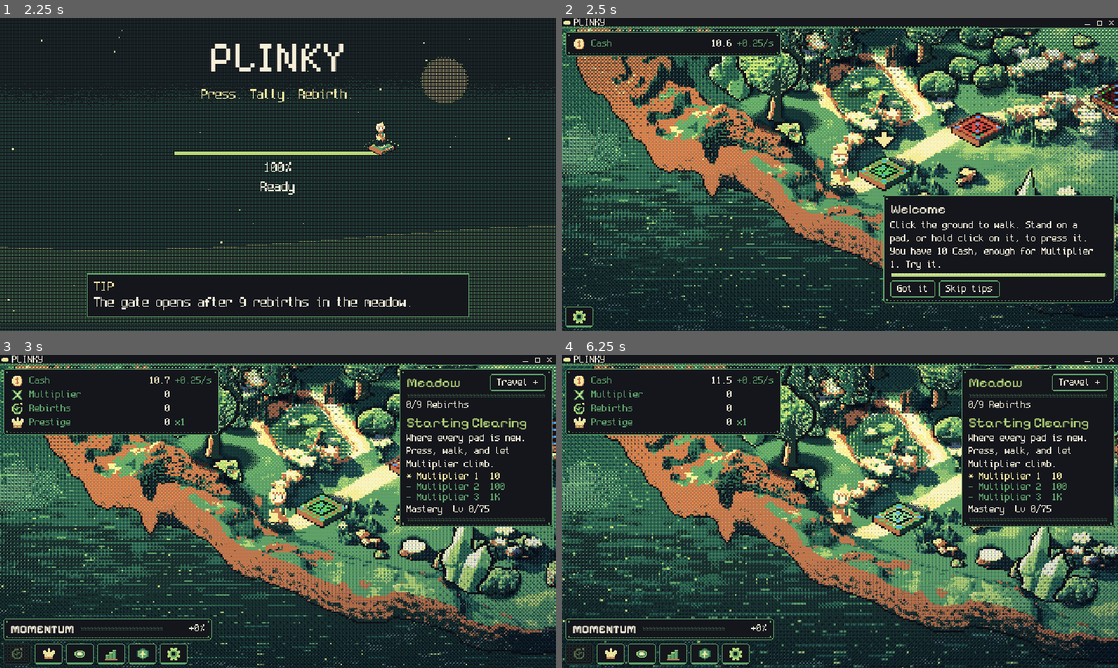
Above: before the commit, frames 1-4 (two rows, left to right).
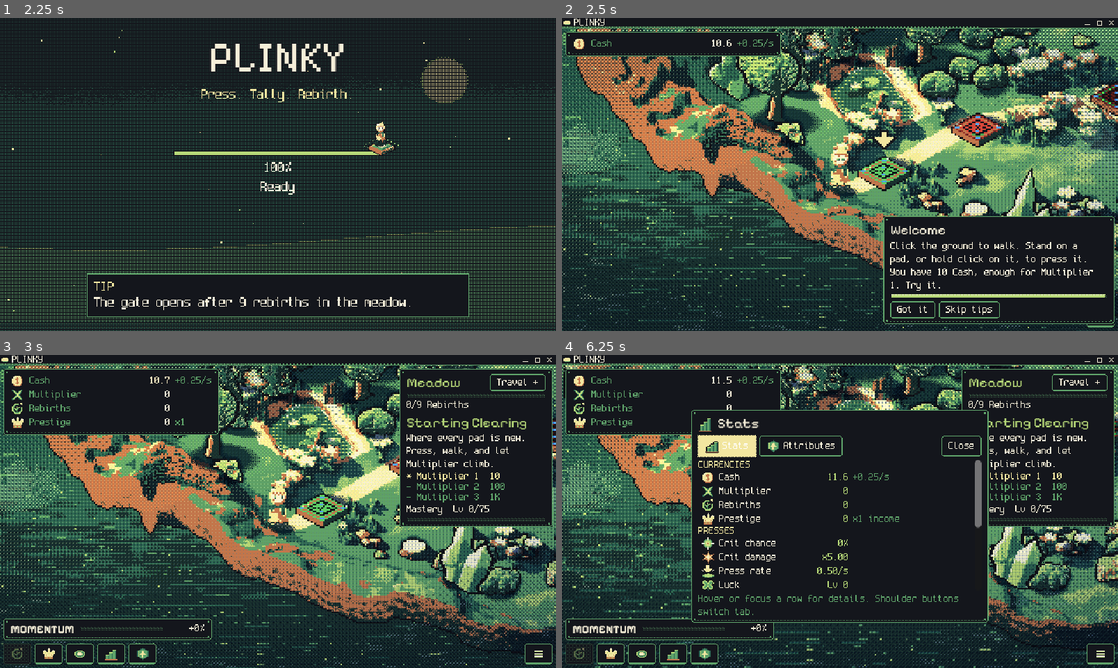
Above: after the commit, the same moments.

Repository: FreezingShock/Plinky
Game: Godot game, scene res://boot/boot.tscn
Same seed, same stepped clock (60 frames per second), same inputs: the game is played once before the commit and once after it.
Inputs (mouse positions are in pixels of both pictures, inside the frame that each line leads up to):
- Up to frame 1 (2.25 s): tap Enter (ui_accept) at 0.5, 0.77, 1.07 s; move the mouse to (400, 158) at 0.52 s; hold D 0.53-1.25 s; tap M at 0.6 s; click (400, 158) at 0.67 s; drag from (166, 190) to (250, 237) at 1.27 s; move the mouse to (333, 105) at 2.02 s; hold D from 2.03 s (still down); tap Space at 2.1 s; click (333, 105) at 2.17 s
- Up to frame 2 (2.5 s): keep holding D; tap M at 2.3 s
- Up to frame 3 (3 s): release D at 2.75 s; click "Skip tips" at 2.75 s
- Up to frame 4 (6.25 s): drag from (812, 574) to (673, 464) at 3.52 s; move the mouse to (1006, 558) at 4.27 s; hold A (plinky_left) 4.28-5 s; tap M at 4.35 s; click (1006, 558) at 4.42 s; tap Enter (ui_accept) at 4.52, 4.82 s; click (728, 448) at 5 s, where only the run after the commit has a clickable "Stats"; click (728, 445) at 5.75 s, where only the run after the commit has a clickable "Stats"

Frame 1 is identical in both runs. In frame 2, 5.9% of the frame differs, in the area x 0-100%, y 56-99%; in frame 3, 0.3%; in frame 4, 47%, in the area x 0-100%, y 3-100%.

Commit message:
Hamburger gallery menu with big icon tiles, update log, version; Settings moves into it
Co-Authored-By: Claude Sonnet 5.5 <noreply@anthropic.com>
Claude-Session: https://claude.ai/code/session_01Pmx9dWeTpeM8vSwyJA5xZu

Diff:
--- a/main.gd
+++ b/main.gd
@@ -40,6 +40,8 @@
 var dev_console: DevConsole
 var window_frame: WindowFrame
 var feedback_panel: FeedbackPanel
+var gallery: GalleryMenu
+var update_log: UpdateLogPanel
 var menus: MenuRouter = MenuRouter.new()   # which menu is open (ui/menu_router.gd)
 var palette_id: StringName = Palettes.MEADOW
 
@@ -120,7 +122,8 @@
 	_wire_display()
 	hud.keep_centered(relic_panel)
 	_wire_menus()
-	hud.move_child(hud.bottom_bar(), -1)   # chips stay above every open menu, so they stay clickable
+	hud.move_child(hud.bottom_bar(), -1)
+	hud.move_child(hud.menu_chip(), -1)   # chips stay above every open menu, so they stay clickable
 	dev_console = DevConsole.attach(hud, sim, {"walker": walker, "gate": gate, "pads": pads, "spawn": walker.position})
 	window_frame = WindowFrame.new()
 	add_child(window_frame)
@@ -197,7 +200,7 @@
 
 
 func _menu_focus() -> void:
-	var panels: Array[Control] = [dev_console, feedback_panel, display_panel, relic_panel, index_panel, hud.upgrades_panel()]
+	var panels: Array[Control] = [dev_console, feedback_panel, display_panel, relic_panel, index_panel, hud.upgrades_panel(), gallery, update_log]
 	var open: Control = null
 	for p: Control in panels:
 		if p != null and p.visible:
@@ -543,6 +546,18 @@
 		func() -> void: index_panel.open_tab(IndexPanel.Tab.ATTRIBUTES), index_panel.close_panel, &"index")
 	menus.register(&"settings", func() -> bool: return display_panel.visible, display_panel.open, display_panel.close)
 	menus.register(&"feedback", func() -> bool: return feedback_panel.visible, feedback_panel.open, feedback_panel.close)
+	gallery = GalleryMenu.new()
+	hud.add_child(gallery)
+	update_log = UpdateLogPanel.new()
+	hud.add_child(update_log)
+	hud.keep_centered(gallery)
+	hud.keep_centered(update_log)
+	gallery.is_locked = _section_locked
+	gallery.chosen.connect(_on_gallery_chosen)
+	menus.register(&"gallery", func() -> bool: return gallery.visible, func() -> void: gallery.visible = true, func() -> void: gallery.visible = false)
+	menus.register(&"log", func() -> bool: return update_log.visible, func() -> void: update_log.visible = true, func() -> void: update_log.visible = false)
+	CloseX.attach(gallery, func() -> void: menus.close(&"gallery"))
+	CloseX.attach(update_log, func() -> void: menus.close(&"log"))
 	hud.menu_toggled.connect(menus.toggle)
 	CloseX.attach(ups, func() -> void: menus.close(&"upgrades"))
 	CloseX.attach(relic_panel, func() -> void: menus.close(&"relics"))
@@ -551,5 +566,24 @@
 	CloseX.attach(feedback_panel, feedback_panel.close)
 
 
+## A gallery tile was picked: open that section (the router closes the gallery), or show Travel in the zone panel.
+func _on_gallery_chosen(kind: StringName) -> void:
+	if kind == &"travel":
+		menus.close(&"gallery")
+		hud.open_travel()
+	else:
+		menus.open(kind)
+
+
+## Sections the tutorial has not unlocked yet show as locked tiles.
+func _section_locked(kind: StringName) -> bool:
+	var ob: Onboarding = GameState.onboarding
+	match kind:
+		&"stats": return not ob.is_unlocked(Onboarding.F_MULT)
+		&"attributes", &"upgrades": return not ob.is_unlocked(Onboarding.F_UPGRADES)
+		&"relics": return GameState.relics == null or not ob.is_unlocked(Onboarding.F_RELICS)
+	return false
+
+
 func _toggle_feedback() -> void:
 	menus.toggle(&"feedback")
--- a/tests/run.gd
+++ b/tests/run.gd
@@ -43,6 +43,7 @@
 	"res://tests/test_mastery.gd",
 	"res://tests/test_expand_chip.gd",
 	"res://tests/test_menus.gd",
+	"res://tests/test_gallery.gd",
 ]
 
 
--- /dev/null
+++ b/tests/test_gallery.gd
@@ -0,0 +1,38 @@
+extends RefCounted
+## Hamburger gallery: entries, version in the header, locked tiles, tile lift, and the update log parser.
+
+func run(t: Object) -> void:
+	t.eq(GalleryMenu.version_text(), "v%s" % BuildInfo.VERSION, "the menu shows the build version")
+	var kinds: Array = []
+	for e: Array in GalleryMenu.ENTRIES:
+		kinds.append(e[0])
+		t.ok(ResourceLoader.exists("res://assets/icons/big/%s.png" % e[2]), "icon exists for %s" % e[0])
+	for k: StringName in [&"stats", &"attributes", &"upgrades", &"relics", &"travel", &"settings", &"log"]:
+		t.ok(kinds.has(k), "the gallery has a %s tile" % k)
+
+	var g := GalleryMenu.new()
+	t.eq(g.tile(&"settings").label, "Settings", "tiles carry their label")
+	t.ok(g.tile(&"log").big_icon != null, "tiles carry a big icon")
+	g.is_locked = func(k: StringName) -> bool: return k == &"relics"
+	g.visible = true
+	g._process(0.2)
+	t.ok(g.tile(&"relics").disabled and not g.tile(&"stats").disabled, "locked sections show as disabled tiles")
+	var got: Array = []
+	g.chosen.connect(func(k: StringName) -> void: got.append(k))
+	for i in 20:
+		g.tile(&"stats").pressed.emit()
+	t.eq(got.size(), 20, "every tile press is reported (spam safe, no state of its own)")
+	g.free()
+
+	t.eq(GalleryTile.lift_px(0.0), 0, "a resting tile is not lifted")
+	t.eq(GalleryTile.lift_px(1.0), GalleryTile.LIFT, "a hovered tile lifts fully")
+	t.eq(GalleryTile.lift_px(2.0), GalleryTile.LIFT, "lift is clamped")
+
+	var rows: Array[Dictionary] = UpdateLogPanel.parse("# Changelog\n\n## 0.1.1\n- Added the hamburger\n* Fixed menus\nPlain line\n")
+	t.eq(rows.size(), 4, "the parser keeps headings, bullets and text, and drops the title")
+	t.eq(rows[0]["kind"], "h", "a ## line is a heading")
+	t.eq(rows[0]["text"], "0.1.1", "heading text has no hashes")
+	t.eq(rows[1]["text"], "- Added the hamburger", "bullets keep a dash")
+	t.eq(rows[2]["kind"], "b", "a * line is a bullet too")
+	t.eq(rows[3]["kind"], "p", "other lines are body text")
+	t.ok(UpdateLogPanel.parse("").is_empty(), "an empty log parses to nothing")
--- a/tests/test_script_loads.gd
+++ b/tests/test_script_loads.gd
@@ -10,7 +10,7 @@
 	"res://ui/display_panel.gd", "res://ui/dev_console.gd", "res://ui/ascii_box.gd", "res://ui/relic_style.gd",
 	"res://ui/display_settings.gd", "res://ui/fx/pixel_button.gd", "res://ui/fx/dither_reveal.gd",
 	"res://ui/zone_panel.gd", "res://ui/area_icons.gd", "res://ui/reveal_box.gd", "res://ui/list_row.gd",
-	"res://ui/fx/expand_chip.gd", "res://ui/fx/panel_divider.gd", "res://ui/fx/close_x.gd", "res://ui/menu_router.gd",
+	"res://ui/fx/expand_chip.gd", "res://ui/fx/panel_divider.gd", "res://ui/fx/close_x.gd", "res://ui/fx/gallery_tile.gd", "res://ui/gallery_menu.gd", "res://ui/update_log_panel.gd", "res://ui/menu_router.gd",
 	"res://ui/index_row.gd", "res://ui/index_panel.gd",
 	"res://ui/tip.gd", "res://ui/tip_host.gd",
 ]
--- /dev/null
+++ b/ui/fx/gallery_tile.gd
@@ -0,0 +1,58 @@
+class_name GalleryTile
+extends PixelButton
+## One big tile in the gallery menu: a 32 texel icon over a label. Hover or focus lifts the icon two or three
+## texels in steps with a small shadow under it; press sinks like every other button. The lift eases per frame
+## (no tweens), so sweeping the mouse across the grid never stacks animations.
+
+const W: float = 74.0
+const H: float = 62.0
+const ICON: float = 32.0
+const LIFT: int = 3
+const LIFT_SPEED: float = 12.0
+
+var kind: StringName = &""
+var label: String = ""
+var big_icon: Texture2D
+var lift_t: float = 0.0
+
+
+func _ready() -> void:
+	super._ready()
+	text = ""
+	custom_minimum_size = Vector2(W, H)
+	clip_text = true
+
+
+static func lift_px(t: float) -> int:
+	return roundi(clampf(t, 0.0, 1.0) * float(LIFT))
+
+
+func _process(delta: float) -> void:
+	super._process(delta)
+	var want: float = 1.0 if ((is_hovered() or has_focus()) and not disabled) else 0.0
+	if FxConfig.reduce_flashing or MeadowLife.reduce_motion:
+		if want != lift_t:
+			lift_t = want
+			queue_redraw()
+		return
+	var n: float = move_toward(lift_t, want, LIFT_SPEED * delta)
+	if n != lift_t:
+		lift_t = n
+		queue_redraw()
+
+
+func _draw() -> void:
+	super._draw()
+	var lift: int = lift_px(lift_t)
+	var ix: float = floorf((size.x - ICON) * 0.5)
+	var iy: float = 6.0 - float(lift)
+	if lift > 0:   # small shadow so the lift reads
+		draw_rect(Rect2(ix + 6.0, 6.0 + ICON, ICON - 12.0, 1.0), RelicStyle.edge)
+	if big_icon != null:
+		draw_texture(big_icon, Vector2(ix, iy), Color(1, 1, 1, 0.45) if disabled else Color.WHITE)
+	var font: Font = get_theme_font(&"font")
+	var fs: int = get_theme_font_size(&"font_size")
+	var col: Color = RelicStyle.dim if disabled else (RelicStyle.ink if get_draw_mode() == DRAW_PRESSED or get_draw_mode() == DRAW_HOVER_PRESSED else (RelicStyle.accent if lift > 0 else RelicStyle.text))
+	var shown: String = label if not disabled else "Locked"
+	var tw: float = font.get_string_size(shown, HORIZONTAL_ALIGNMENT_LEFT, -1.0, fs).x
+	font.draw_string(get_canvas_item(), Vector2(floorf((size.x - tw) * 0.5), H - 8.0), shown, HORIZONTAL_ALIGNMENT_LEFT, -1.0, fs, col)
--- /dev/null
+++ b/ui/gallery_menu.gd
@@ -0,0 +1,89 @@
+class_name GalleryMenu
+extends PanelContainer
+## The hamburger menu: a gallery of big icon tiles, one per section, with the build version in the header.
+## Picking a tile emits `chosen(kind)`; Main routes it through MenuRouter (so the gallery closes and the section
+## opens) and the shared CloseX closes this one. Tiles are ordinary focusable buttons, so arrows, d-pad, Enter and
+## pad A all work, and Main's menu focus drops focus onto the first tile when it opens.
+
+signal chosen(kind: StringName)
+
+const COLUMNS: int = 4
+const GAP: int = 4
+## kind, label, icon file under assets/icons/big/
+const ENTRIES: Array = [
+	[&"stats", "Stats", "menu_stats"],
+	[&"attributes", "Attributes", "menu_attributes"],
+	[&"upgrades", "Upgrades", "menu_upgrades"],
+	[&"relics", "Relics", "menu_relics"],
+	[&"travel", "Travel", "menu_travel"],
+	[&"settings", "Settings", "menu_settings"],
+	[&"log", "Update Log", "menu_log"],
+]
+
+## Set by Main: kind -> true while that section is still locked by the tutorial.
+var is_locked: Callable = Callable()
+var _tiles: Dictionary = {}   # kind -> GalleryTile
+var _clock: float = 0.0
+
+
+func _init() -> void:
+	visible = false
+	add_theme_stylebox_override("panel", AsciiBox.panel())
+	var v := VBoxContainer.new()
+	v.add_theme_constant_override("separation", 2)
+	add_child(v)
+	var head := HBoxContainer.new()
+	head.add_theme_constant_override("separation", 6)
+	v.add_child(head)
+	var title := Label.new()
+	title.theme_type_variation = &"TitleLabel"
+	title.text = "Menu"
+	head.add_child(title)
+	var ver := Label.new()
+	ver.text = version_text()
+	ver.size_flags_horizontal = Control.SIZE_EXPAND_FILL
+	ver.horizontal_alignment = HORIZONTAL_ALIGNMENT_RIGHT
+	ver.add_theme_color_override("font_color", RelicStyle.dim)
+	head.add_child(ver)
+	var x_gap := Control.new()   # room for the close X floating in the corner
+	x_gap.custom_minimum_size = Vector2(CloseX.SIZE, 1.0)
+	head.add_child(x_gap)
+	v.add_child(PanelDivider.new())
+	var grid := GridContainer.new()
+	grid.columns = COLUMNS
+	grid.add_theme_constant_override("h_separation", GAP)
+	grid.add_theme_constant_override("v_separation", GAP)
+	v.add_child(grid)
+	for e: Array in ENTRIES:
+		var tile := GalleryTile.new()
+		tile.kind = e[0]
+		tile.label = e[1]
+		tile.big_icon = load("res://assets/icons/big/%s.png" % e[2]) as Texture2D
+		var k: StringName = e[0]
+		tile.pressed.connect(func() -> void: chosen.emit(k))
+		grid.add_child(tile)
+		_tiles[k] = tile
+	v.add_child(PanelDivider.new(2))
+	var hint := Label.new()
+	hint.text = "Pick a section. Esc closes."
+	hint.add_theme_color_override("font_color", RelicStyle.dim)
+	v.add_child(hint)
+
+
+static func version_text() -> String:
+	return "v%s" % BuildInfo.VERSION
+
+
+func tile(kind: StringName) -> GalleryTile:
+	return _tiles.get(kind) as GalleryTile
+
+
+func _process(delta: float) -> void:
+	if not visible or not is_locked.is_valid():
+		return
+	_clock += delta
+	if _clock < 0.1:
+		return
+	_clock = 0.0
+	for k: StringName in _tiles:
+		(_tiles[k] as GalleryTile).disabled = bool(is_locked.call(k))
--- a/ui/hud.gd
+++ b/ui/hud.gd
@@ -32,6 +32,7 @@
 var _gates_ready: bool = false    # false until the first pass, so nothing flashes at startup
 var _momentum: MomentumMeter
 var _stats_panel: PanelContainer
+var _menu_chip: ExpandChip   # hamburger, bottom right
 var _centered: Array[Control] = []   # panels kept centred in the free area above the bottom bar
 
 
@@ -74,6 +75,16 @@
 
 func toggle_upgrades() -> void:
 	menu_toggled.emit(&"upgrades")
+
+
+## The hamburger chip, so Main can keep it above open menus.
+func menu_chip() -> Control:
+	return _menu_chip
+
+
+## Travel: show the zone panel's Travel list (the gallery's Travel tile calls this).
+func open_travel() -> void:
+	_zone_panel.set_travel_open(true)
 
 
 ## The bottom bar. Main keeps it above every menu so its chips stay clickable while a menu is open.
@@ -200,9 +211,10 @@
 		ib.full_text = "%s [%s]" % [nm, Keybinds.key_name(act)]
 		ib.pressed.connect(func() -> void: index_requested.emit(t))
 		gate(ib, Onboarding.F_MULT if t == 0 else Onboarding.F_UPGRADES)
-	var st: ExpandChip = _chip(h, "settings", "Settings", "Display, sound, keys and tips.")
-	st.full_text = "Settings [%s]" % Keybinds.key_name(&"settings")
-	st.pressed.connect(func() -> void: settings_toggled.emit(true))
+	# Settings and the Update Log live in the hamburger menu, at the far right of the screen.
+	_menu_chip = _chip(self, "big/menu_hamburger", "Menu", "Settings, the update log and every section.")
+	_menu_chip.full_text = "Menu [%s]" % Keybinds.key_name(&"menu")
+	_menu_chip.pressed.connect(func() -> void: menu_toggled.emit(&"gallery"))
 
 
 ## A bottom-bar chip: icon at rest, icon + label on hover or focus. Tooltip names it while it is collapsed.
@@ -283,6 +295,9 @@
 		if GameState.onboarding.is_unlocked(Onboarding.F_UPGRADES):
 			index_requested.emit(1)
 		get_viewport().set_input_as_handled()
+	elif Keybinds.matches(&"menu", event):
+		menu_toggled.emit(&"gallery")
+		get_viewport().set_input_as_handled()
 	elif event.is_action_pressed(&"plinky_settings") or Keybinds.matches(&"settings", event):
 		settings_toggled.emit(true)
 		get_viewport().set_input_as_handled()
@@ -320,6 +335,10 @@
 			var at: Vector2 = Vector2(floorf((frame.x - psz.x) * 0.5), maxf(4.0, floorf((free_h - psz.y) * 0.5)))
 			if cp2.position != at:
 				cp2.position = at
+	if _menu_chip != null:
+		var mc: Vector2 = Vector2(frame.x - _menu_chip.size.x - 4.0, frame.y - _menu_chip.size.y - 4.0)
+		if _menu_chip.position != mc:
+			_menu_chip.position = mc
 	if _bottom != null:
 		var bp: Vector2 = Vector2(4.0, frame.y - _bottom.size.y - 4.0)
 		if _bottom.position != bp:
--- a/ui/settings/keybinds.gd
+++ b/ui/settings/keybinds.gd
@@ -12,6 +12,7 @@
 	[&"upgrades", "Upgrades", KEY_TAB],
 	[&"stats", "Stats", KEY_I],
 	[&"attributes", "Attributes", KEY_O],
+	[&"menu", "Menu", KEY_M],
 	[&"recenter", "Recentre camera", KEY_C],
 	[&"console", "Dev console", KEY_QUOTELEFT],
 ]
--- /dev/null
+++ b/ui/update_log_panel.gd
@@ -0,0 +1,87 @@
+class_name UpdateLogPanel
+extends PanelContainer
+## The Update Log: CHANGELOG.md from the project root, shown in a scrolling themed panel with the version in the
+## title. Headings ("## ...") are accented, bullets ("- ...") wrap, everything else is body text.
+## No file or an empty one shows a short note instead of an empty box.
+
+const PATH: String = "res://CHANGELOG.md"
+const WIDTH: float = 330.0
+const HEIGHT: float = 170.0
+
+var _list: VBoxContainer
+
+
+func _init() -> void:
+	visible = false
+	add_theme_stylebox_override("panel", AsciiBox.panel())
+	var v := VBoxContainer.new()
+	v.add_theme_constant_override("separation", 2)
+	add_child(v)
+	var head := HBoxContainer.new()
+	head.add_theme_constant_override("separation", 6)
+	v.add_child(head)
+	var title := Label.new()
+	title.theme_type_variation = &"TitleLabel"
+	title.text = "Update Log"
+	head.add_child(title)
+	var ver := Label.new()
+	ver.text = GalleryMenu.version_text()
+	ver.size_flags_horizontal = Control.SIZE_EXPAND_FILL
+	ver.horizontal_alignment = HORIZONTAL_ALIGNMENT_RIGHT
+	ver.add_theme_color_override("font_color", RelicStyle.dim)
+	head.add_child(ver)
+	var x_gap := Control.new()
+	x_gap.custom_minimum_size = Vector2(CloseX.SIZE, 1.0)
+	head.add_child(x_gap)
+	v.add_child(PanelDivider.new())
+	var scroll := ScrollContainer.new()
+	scroll.horizontal_scroll_mode = ScrollContainer.SCROLL_MODE_DISABLED
+	scroll.follow_focus = true
+	scroll.custom_minimum_size = Vector2(WIDTH, HEIGHT)
+	v.add_child(scroll)
+	_list = VBoxContainer.new()
+	_list.add_theme_constant_override("separation", 2)
+	_list.size_flags_horizontal = Control.SIZE_EXPAND_FILL
+	scroll.add_child(_list)
+	visibility_changed.connect(func() -> void:
+		if visible:
+			reload())
+
+
+## Pure: split a changelog into [{"kind": "h" | "b" | "p", "text": String}], dropping blank lines and the top title.
+static func parse(text: String) -> Array[Dictionary]:
+	var out: Array[Dictionary] = []
+	for raw: String in text.split("\n"):
+		var line: String = raw.strip_edges()
+		if line == "" or line.begins_with("# "):
+			continue
+		if line.begins_with("## ") or line.begins_with("### "):
+			out.append({"kind": "h", "text": line.lstrip("#").strip_edges()})
+		elif line.begins_with("- ") or line.begins_with("* "):
+			out.append({"kind": "b", "text": "- " + line.substr(2).strip_edges()})
+		else:
+			out.append({"kind": "p", "text": line})
+	return out
+
+
+func reload() -> void:
+	for c in _list.get_children():
+		_list.remove_child(c)
+		c.queue_free()
+	var text: String = FileAccess.get_file_as_string(PATH) if FileAccess.file_exists(PATH) else ""
+	var rows: Array[Dictionary] = parse(text)
+	if rows.is_empty():
+		rows.append({"kind": "p", "text": "No update log yet."})
+	for r: Dictionary in rows:
+		var l := Label.new()
+		l.text = String(r["text"])
+		l.autowrap_mode = TextServer.AUTOWRAP_WORD_SMART
+		l.custom_minimum_size.x = WIDTH - 12.0
+		l.focus_mode = Control.FOCUS_ALL   # keyboard and pad can scroll through it
+		if r["kind"] == "h":
+			l.add_theme_color_override("font_color", RelicStyle.accent)
+		elif r["kind"] == "b":
+			l.add_theme_color_override("font_color", RelicStyle.text)
+		else:
+			l.add_theme_color_override("font_color", RelicStyle.dim)
+		_list.add_child(l)
Binary file added: assets/icons/big/menu_attributes.png
Binary file added: assets/icons/big/menu_hamburger.png
Binary file added: assets/icons/big/menu_log.png
Binary file added: assets/icons/big/menu_relics.png
Binary file added: assets/icons/big/menu_settings.png
Binary file added: assets/icons/big/menu_stats.png
Binary file added: assets/icons/big/menu_travel.png
Binary file added: assets/icons/big/menu_upgrades.png
Not shown, changed: docs/decisions.md
